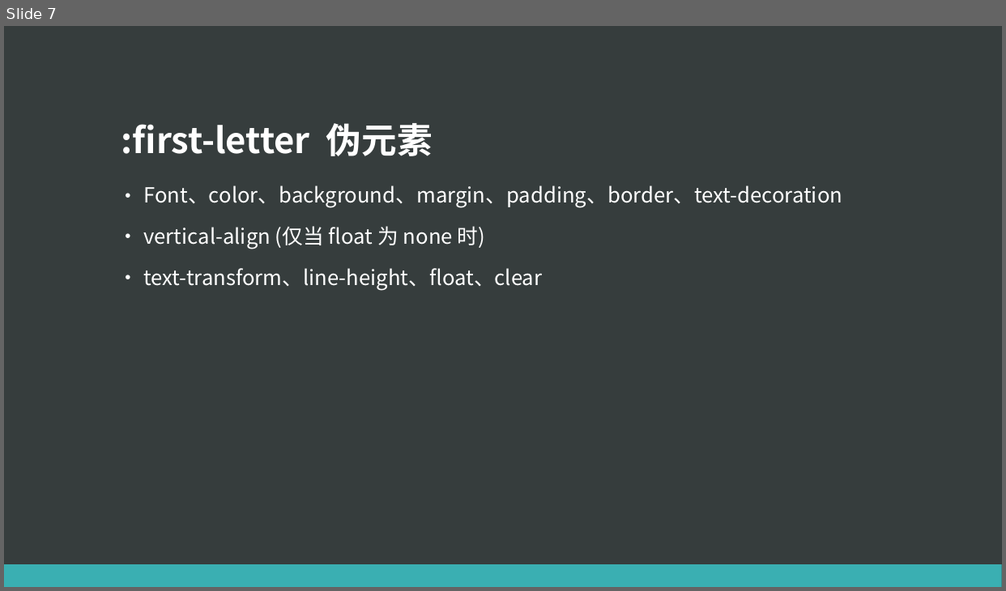
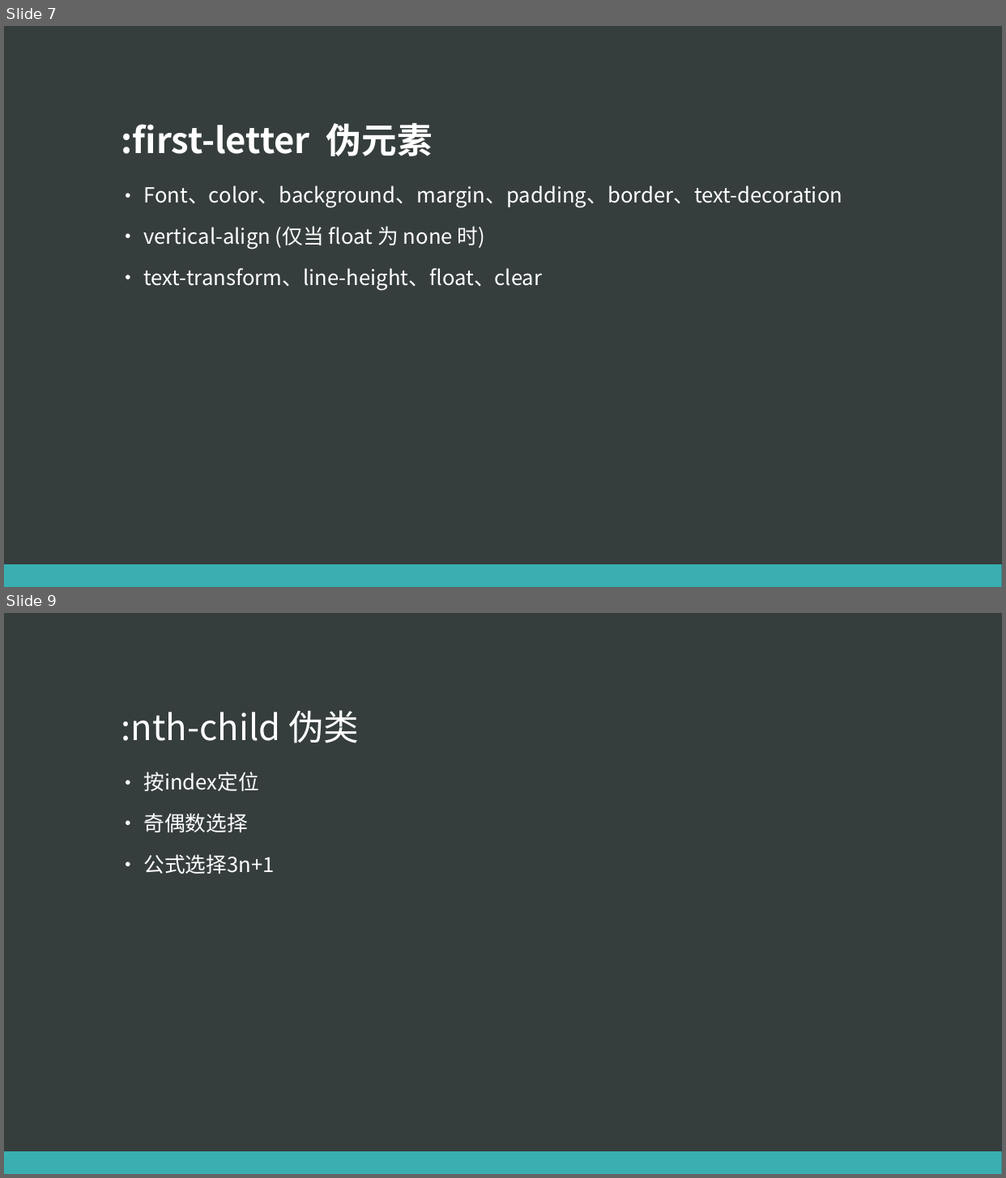
Before and after one commit to eventao/courseware, a slide deck: 静态布局2016-11-28.pptx. Shown one above the other, each under a label of ours: slide 7 before the commit, slides 7 and 9 after it; the slides between them are not shown. The pictures are 1006x591 and 1006x1178 pixels, drawn with LibreOffice and Linux fonts; fonts in the diff are those of the drawing. Boxes give left, top, right and bottom in pixels: in the first picture for what was removed or moved away, otherwise in the second. Text is boxed around its words. In the diff, an @@ line names an element or a change of style, - is before the commit and + after.

```diff
--- a/静态布局2016-11-28.pptx
+++ b/静态布局2016-11-28.pptx
@@ slide 9 added at (4,613,1002,1174), background #363D3D; not listed: 1 template element that a slide beside it also shows @@
@@ title added at (121,710,359,743), 34 pt, text #FFFFFF @@
+:nth-child 伪类
@@ text added at (143,772,274,874), 20 pt, text #FFFFFF @@
+• 按index定位
+• 奇偶数选择
+• 公式选择3n+1
```
Also in this commit, not shown: 3 slides changed, 1 other file.
